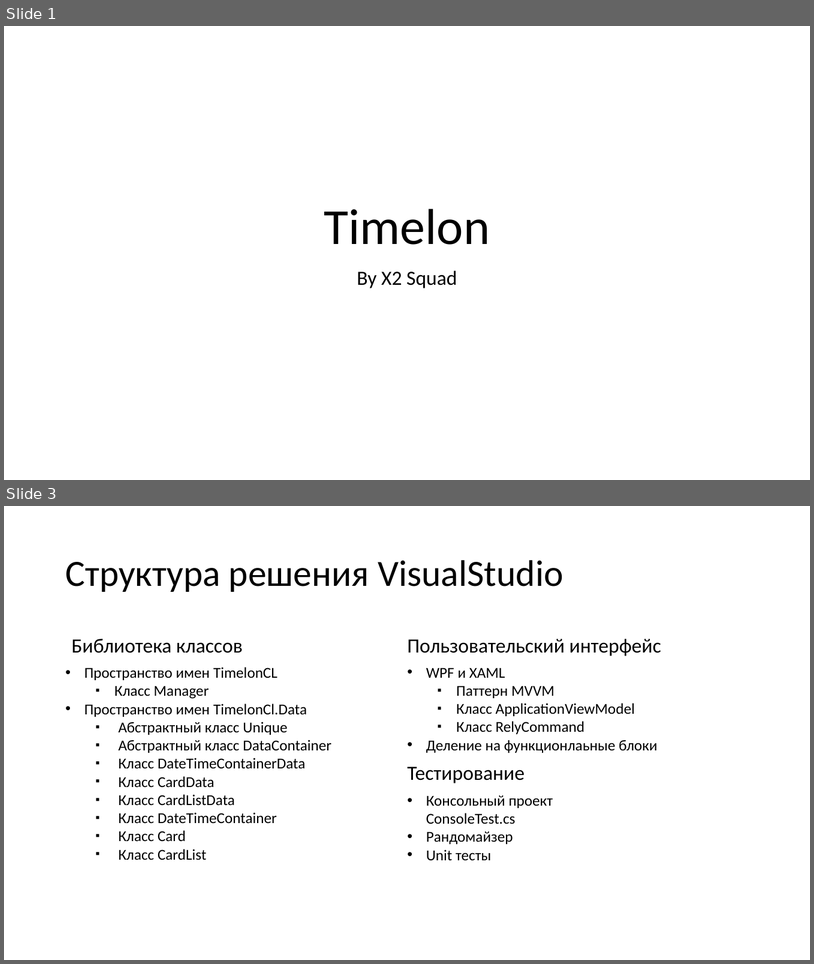
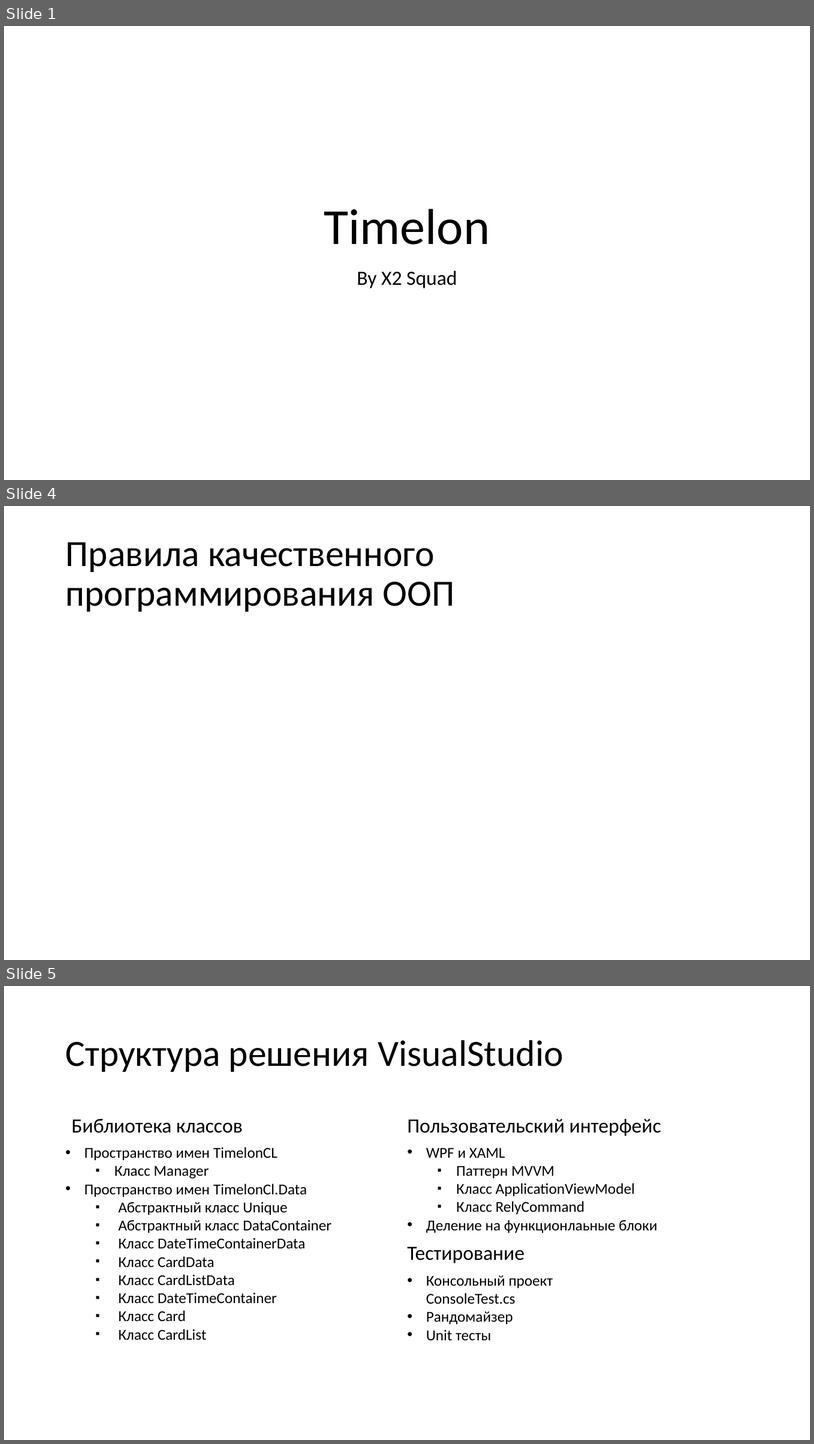
Before and after one commit to N0tilT/Timelon, a slide deck: docs/Timelon.pptx. Shown one above the other, each under a label of ours: slides 1 and 3 before the commit, slides 1, 4 and 5 after it; the slides between them are not shown. The pictures are 814x964 and 814x1444 pixels, drawn with LibreOffice and Linux fonts; fonts in the diff are those of the drawing. Boxes give left, top, right and bottom in pixels: in the first picture for what was removed or moved away, otherwise in the second. Text is boxed around its words. In the diff, an @@ line names an element or a change of style, - is before the commit and + after.

```diff
--- a/docs/Timelon.pptx
+++ b/docs/Timelon.pptx
@@ slide 4 added at bbox=[4, 506, 810, 960], background #FFFFFF @@
@@ title added at bbox=[65, 542, 455, 612], 44 pt, text #000000 @@
+Правила качественного программирования ООП
@@ what was slide 3 is now slide 5 @@
```
Also in this commit, not shown: 2 slides changed, 17 other slides added.
